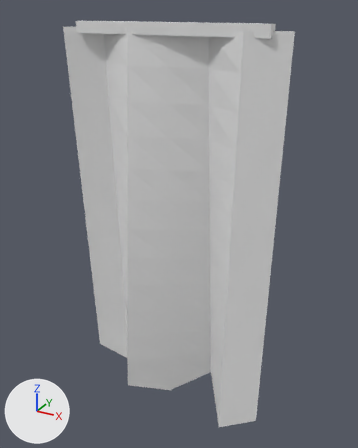
The Blender file assets-src/menu-scene/MenuBanner.blend: old version first, new version second.
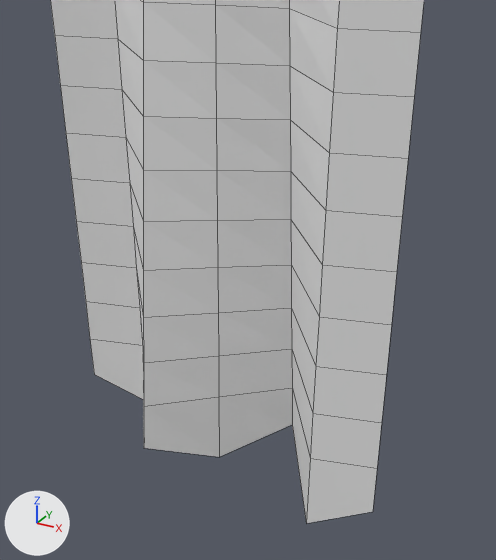
Old and new are each drawn whole from a 50 mm lens placed at (2.91, -5.01, 0.22), pointed at (0.09, 0.12, -2.34) and again close up on the part from 13% to 91% of the width and 30% to 100% of the height. Every picture has the same lights, and +X, +Y and +Z are marked at lower left. The last two pictures show the newer version. The close-ups show mesh edges as thin lines.

Before the edit, the objects in view are built like this:
```python
me_menubanner = bpy.data.meshes.new('MenuBanner')
me_menubanner.from_pydata(...)  # 99 vertices, 78 faces; spans x -1.4..1.4, y -0.42..0.42, z -5.02..0.06
# faces by material slot: [6, 72]
me_menubanner.materials.append(mat_menuiron)  # white #e7e7e7
me_menubanner.materials.append(mat_menucloth)  # white #e7e7e7
# before: 51 (-0.93, 0.2, -2.4) at pixel (125, 137), 52 (-0.47, -0.24, -2.4) at pixel (143, 169), 58 (-0.93, 0.22, -2.8) at pixel (129, 182), 59 (-0.47, -0.27, -2.8) at pixel (143, 221), 65 (-0.93, 0.23, -3.2) at pixel (133, 226)
# before: 66 (-0.47, -0.3, -3.2) at pixel (143, 270)
ob_menubanner = bpy.data.objects.new('MenuBanner', me_menubanner)
ob_menubanner.location = (0.0, 0.0, 0.0)
```
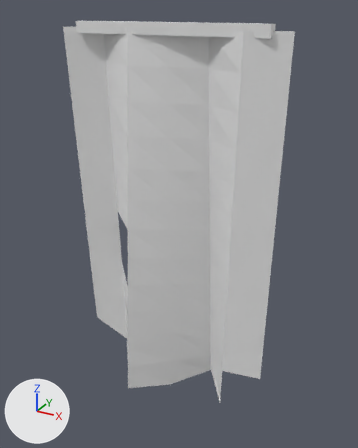
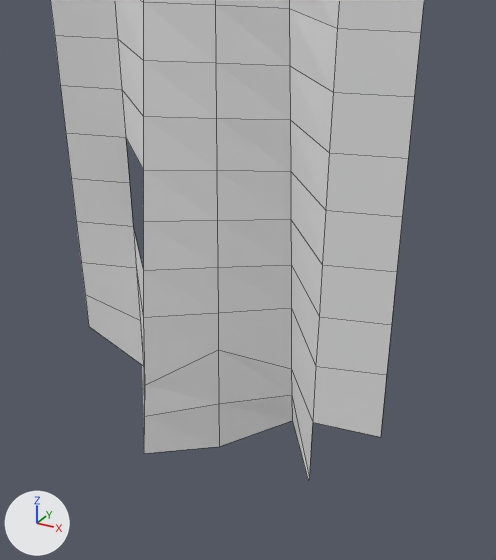
Where the change shows, as pixel boxes (x1, y1, x2, y2) in the close-ups (496 x 560 px; the box of a moved part takes in the faces that stretch with it):
'MenuBanner', reshaped: before (51, 0, 424, 523); after (51, 0, 424, 480)
part 1 of me_menubanner, deleted: before (126, 139, 143, 266)
part 2 of me_menubanner, moved or reshaped: before (81, 262, 382, 523); after (81, 262, 292, 446)

What the commit changed:
me_menubanner is used by ob_menubanner; location (0.0, 0.0, 0.0).
Verts and faces of me_menubanner; kept vertices keep their numbers, new ones are numbered from 99.
me_menubanner had 99 vertices, 78 faces and spanned x -1.4..1.4, y -0.42..0.42, z -5.02..0.06.
me_menubanner now has 99 vertices, 73 faces and spans x -1.4..1.4, y -0.42..0.42, z -4.91..0.06.
Part 1, on me_menubanner:
Faces deleted: (51, 52, 59, 58), (58, 59, 66, 65).
Part 2, on me_menubanner:
3 vertices are removed from x -1.4..1.4, y -0.16..0.16, z -4.8..-4.4.
3 faces are deleted.
18 vertices move from x -1.4..1.4, y -0.42..0.42, z -5.02..-4.0 to x -1.4..1.4, y -0.42..0.42, z -4.91..-3.93.
3 vertices are added at (1.4, -0.14, -4.46), (-1.4, 0.16, -4.71), (1.4, -0.16, -4.71).
